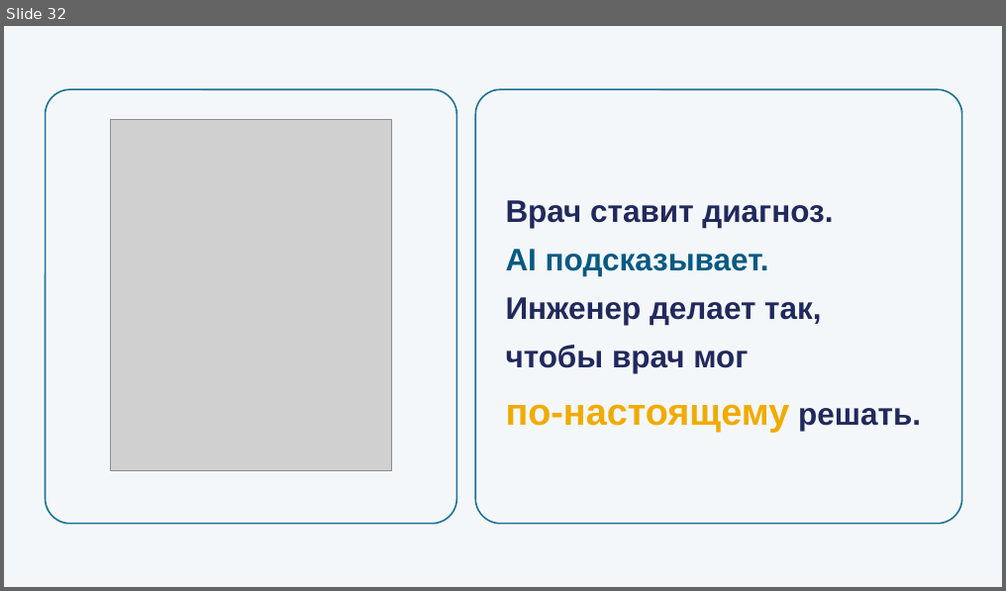
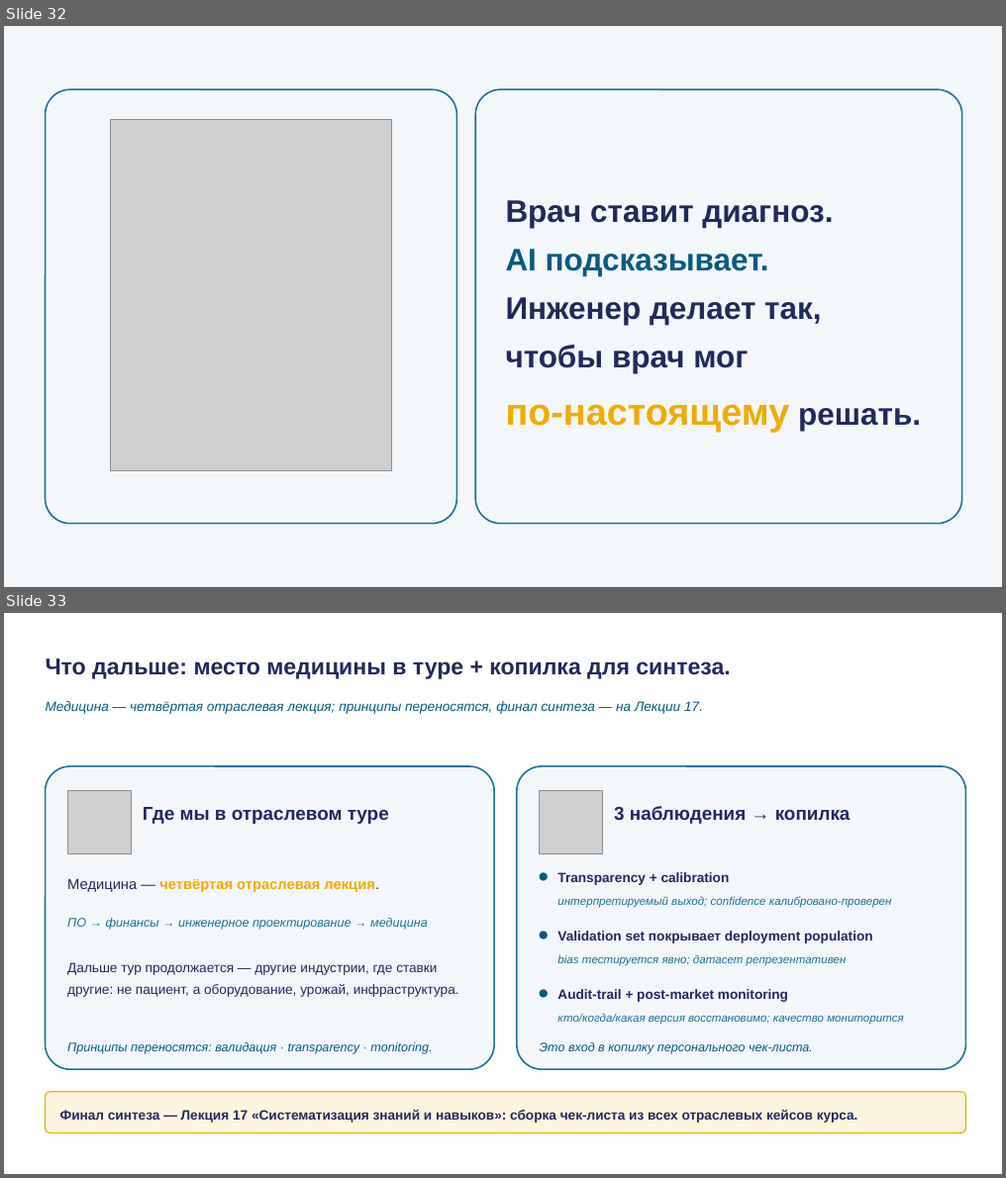
Before and after one commit to tellina-study/AI-usage-lessons, a slide deck: library/lectures/lec-04/rendered/lec-04.pptx. Shown one above the other, each under a label of ours: slide 32 before the commit, slides 32 and 33 after it. The pictures are 1006x591 and 1006x1178 pixels, drawn with LibreOffice and Linux fonts; fonts in the diff are those of the drawing; grey boxes stand for pictures. Boxes give left, top, right and bottom in pixels: in the first picture for what was removed or moved away, otherwise in the second. Text is boxed around its words. In the diff, an @@ line names an element or a change of style, - is before the commit and + after.

```diff
--- a/library/lectures/lec-04/rendered/lec-04.pptx
+++ b/library/lectures/lec-04/rendered/lec-04.pptx
@@ slide 33 added at (x1=4, y1=613, x2=1002, y2=1174), background #FFFFFF @@
@@ text added at (x1=46, y1=659, x2=730, y2=679), 22 pt, text #21295C, bold @@
+Что дальше: место медицины в туре + копилка для синтеза.
@@ text added at (x1=46, y1=701, x2=703, y2=714), 13 pt, text #065A82, italic @@
+Медицина — четвёртая отраслевая лекция; принципы переносятся, финал синтеза — на Лекции 17.
@@ rounded rectangle added at (x1=46, y1=766, x2=494, y2=1069), fill #F4F7FA, outline #1C7293 1.5 pt @@
@@ picture added at (x1=67, y1=790, x2=132, y2=854) @@
@@ rounded rectangle added at (x1=517, y1=766, x2=966, y2=1069), fill #F4F7FA, outline #1C7293 1.5 pt @@
@@ picture added at (x1=540, y1=790, x2=603, y2=854) @@
@@ text added at (x1=143, y1=807, x2=389, y2=824), 18 pt, text #21295C, bold @@
+Где мы в отраслевом туре
@@ text added at (x1=614, y1=806, x2=850, y2=824), 18 pt, text #21295C, bold @@
+3 наблюдения → копилка
@@ text added at (x1=67, y1=878, x2=379, y2=892), 14 pt, text #F0AB00, bold @@
+Медицина — четвёртая отраслевая лекция.
@@ rounded rectangle added at (x1=540, y1=872, x2=548, y2=881), fill #065A82 @@
@@ text added at (x1=557, y1=872, x2=730, y2=885), 13 pt, text #21295C, bold @@
+Transparency + calibration
@@ text added at (x1=557, y1=896, x2=892, y2=908), 11 pt, text #1C7293, italic @@
+интерпретируемый выход; confidence калибровано-проверен
@@ text added at (x1=67, y1=918, x2=428, y2=930), 12 pt, text #1C7293, italic @@
+ПО → финансы → инженерное проектирование → медицина
@@ rounded rectangle added at (x1=540, y1=931, x2=548, y2=940), fill #065A82 @@
@@ text added at (x1=557, y1=931, x2=873, y2=944), 13 pt, text #21295C, bold @@
+Validation set покрывает deployment population
@@ text added at (x1=67, y1=962, x2=459, y2=997), 13 pt, text #21295C @@
+Дальше тур продолжается — другие индустрии, где ставки другие: не пациент, а оборудование, урожай, инфраструктура.
@@ text added at (x1=557, y1=955, x2=846, y2=966), 11 pt, text #1C7293, italic @@
+bias тестируется явно; датасет репрезентативен
@@ rounded rectangle added at (x1=540, y1=989, x2=548, y2=998), fill #065A82 @@
@@ text added at (x1=557, y1=989, x2=788, y2=1002), 13 pt, text #21295C, bold @@
+Audit-trail + post-market monitoring
@@ text added at (x1=557, y1=1013, x2=903, y2=1025), 11 pt, text #1C7293, italic @@
+кто/когда/какая версия восстановимо; качество мониторится
@@ text added at (x1=67, y1=1043, x2=432, y2=1055), 12 pt, text #065A82, italic @@
+Принципы переносятся: валидация · transparency · monitoring.
@@ text added at (x1=540, y1=1043, x2=813, y2=1055), 12 pt, text #065A82, italic @@
+Это вход в копилку персонального чек-листа.
@@ rounded rectangle added at (x1=46, y1=1092, x2=966, y2=1134), fill #FEF5E0, outline #F0AB00 1.2 pt @@
@@ text added at (x1=60, y1=1110, x2=858, y2=1123), 13 pt, text #21295C, bold @@
+Финал синтеза — Лекция 17 «Систематизация знаний и навыков»: сборка чек-листа из всех отраслевых кейсов курса.
```
Also in this commit, not shown: 3 slides changed, 1 slide removed, 11 other files.
